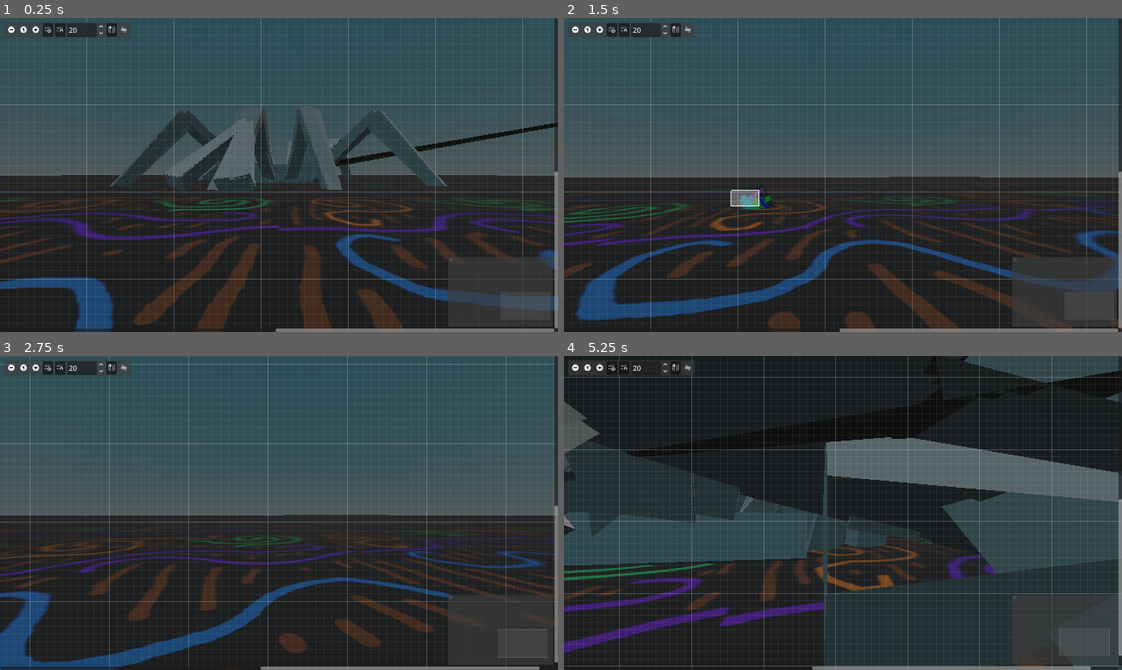
Above: before the commit, frames 1-4 (two rows, left to right).
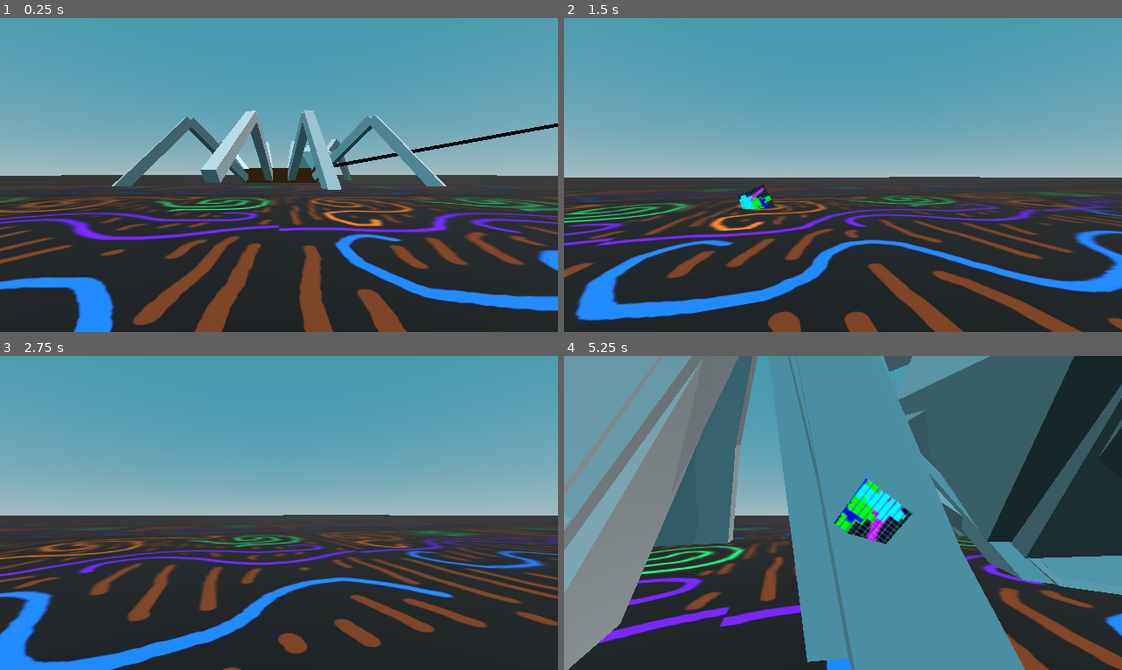
Above: after the commit, the same moments.

Repository: officialErnests/de-ai-ed
Game: Godot game, scene res://scenes/main.tscn
Two runs of this game, one before a commit and one after it. Both use one fixed random seed, a clock stepped at 60 frames per second and the inputs below.
Inputs (mouse positions are in pixels of both pictures, inside the frame that each line leads up to):
- Up to frame 1 (0.25 s): no input
- Up to frame 2 (1.5 s): tap Enter at 0.5 s; move the mouse to (870, 175) at 0.52 s; press the mouse at (870, 175) at 0.53 s; hold W (movement_forward) 0.53-1.25 s; release the mouse at (870, 175) at 1.25 s; drag from (731, 190) to (815, 237) at 1.27 s
- Up to frame 3 (2.75 s): move the mouse to (334, 443) at 2.02 s; hold D (movement_right) from 2.03 s (still down); hold Mouse wheel down (scroll_down) from 2.03 s (still down)
- Up to frame 4 (5.25 s): release D (movement_right) at 2.75 s; release Mouse wheel down (scroll_down) at 2.75 s; drag from (815, 575) to (675, 465) at 2.77 s; move the mouse to (1010, 560) at 3.52 s; press the mouse at (1010, 560) at 3.53 s; hold A (movement_left) 3.53-4.25 s; release the mouse at (1010, 560) at 4.25 s; drag from (675, 465) to (759, 434) at 4.27 s; move the mouse to (870, 513) at 5.02 s; hold S (movement_backward) from 5.03 s (still down); hold Mouse wheel down (scroll_down) from 5.03 s (still down); click (870, 513) at 5.17 s

The runs differ from the first frame. In frame 1, 67% of the frame differs, in the area x 0-100%, y 0-100%; in frame 2, 68%; in frame 3, 66%; in frame 4, 82%.

Commit message:
debuging neural network output ;-;

Diff:
--- a/scenes/main.tscn
+++ b/scenes/main.tscn
@@ -93,6 +93,7 @@
 mesh = SubResource("BoxMesh_tipki")
 
 [node name="CanvasLayer" type="CanvasLayer" parent="Camera_setup/NeckOrSmthing/Dron/Floating_cam"]
+visible = false
 scale = Vector2(0.5, 0.5)
 transform = Transform2D(0.5, 0, 0, 0.5, 0, 0)
 script = ExtResource("6_o6xl0")
@@ -110,4 +111,7 @@
 
 [node name="Spidersss" type="Node3D" parent="." node_paths=PackedStringArray("node_visualiser")]
 script = ExtResource("7_tipki")
+spiders_per_batch = 10
+training_time = 3
+mutation_chance = 10
 node_visualiser = NodePath("../Camera_setup/NeckOrSmthing/Dron/Floating_cam/CanvasLayer")
--- a/scenes/spider.tscn
+++ b/scenes/spider.tscn
@@ -18,6 +18,9 @@
 
 [sub_resource type="BoxMesh" id="BoxMesh_d613k"]
 size = Vector3(0.05, 0.05, 0.05)
+
+[sub_resource type="StandardMaterial3D" id="StandardMaterial3D_evcmw"]
+resource_local_to_scene = true
 
 [sub_resource type="StandardMaterial3D" id="StandardMaterial3D_yavc1"]
 
@@ -485,6 +488,8 @@
 
 [node name="Spider" type="Node3D" node_paths=PackedStringArray("goal", "text", "line")]
 script = ExtResource("1_algeo")
+NEURONS_IN_LAYER = 70
+LAYER_COUNT = 2
 goal = NodePath("Goal")
 text = NodePath("Goal/Label3D")
 line = NodePath("Goal/MeshInstance3D")
@@ -683,6 +688,7 @@
 bones/24/scale = Vector3(1, 1, 1)
 
 [node name="Cube" type="MeshInstance3D" parent="Skeleton3D"]
+material_override = SubResource("StandardMaterial3D_evcmw")
 mesh = SubResource("ArrayMesh_kxefx")
 skin = SubResource("Skin_2ee2v")
 
@@ -754,8 +760,11 @@
 mesh = SubResource("ArrayMesh_avj5f")
 skin = SubResource("Skin_2ee2v")
 
-[node name="PhysicalBoneSimulator3D" type="PhysicalBoneSimulator3D" parent="Skeleton3D"]
+[node name="PhysicalBoneSimulator3D" type="PhysicalBoneSimulator3D" parent="Skeleton3D" node_paths=PackedStringArray("main_bone", "main_body", "agent")]
 script = ExtResource("1_c7em6")
+main_bone = NodePath("Physical Bone Body")
+main_body = NodePath("../Cube")
+agent = NodePath("../..")
 
 [node name="Physical Bone Body" type="PhysicalBone3D" parent="Skeleton3D/PhysicalBoneSimulator3D" groups=["Movable"]]
 bone_name = "Body"
--- a/scripts/agent.gd
+++ b/scripts/agent.gd
@@ -3,6 +3,7 @@
 @export_category("Neurons")
 @export var NEURONS_IN_LAYER := 51
 @export var LAYER_COUNT := 1
+@export var MEMOR_NEURON_COUNT := 2
 @export_category("Others")
 @export var goal: Node3D
 @export var text: Label3D
@@ -12,6 +13,7 @@
 var prev_range = INF
 var points = 0
 var neuron_layers = []
+var memory_neurons = []
 # Called when the node enters the scene tree for the first time.
 func _ready() -> void:
 	genGoal()
@@ -25,7 +27,7 @@
 				neuron_layers.append(Neuron_Layer.new(51, NEURONS_IN_LAYER, null))
 			else:
 				neuron_layers.append(Neuron_Layer.new(NEURONS_IN_LAYER, NEURONS_IN_LAYER, null))
-	neuron_layers.append(Neuron_Layer.new(NEURONS_IN_LAYER, 16, null))
+	neuron_layers.append(Neuron_Layer.new(NEURONS_IN_LAYER, 28, null))
 
 func loadBrain(p_brain):
 	for iter_neuron_layers in p_brain:
@@ -37,10 +39,15 @@
 	if timesss > 0.1:
 		timesss = 0
 		var calculation = calculate(spider.getData())
-		var res = []
+		var upper_leg = []
+		var base_leg = []
+		# for i in range(calculation.size() / 3.0):
 		for i in range(calculation.size() / 3.0):
-			res.append(Vector3(calculation[i], calculation[i + 1], calculation[i + 2]))
-		spider.setVel(res)
+			upper_leg.append(Vector3(0, 0, 0))
+			base_leg.append(Vector3(1, 0, 0))
+			# upper_leg.append(Vector3(calculation[i], calculation[i + 1], calculation[i + 2]))
+			# base_leg.append(Vector3(calculation[i], calculation[i + 1], calculation[i + 2]))
+		spider.setVel(upper_leg, base_leg)
 		updateVisualisation()
 
 func rVector3D():
@@ -52,7 +59,7 @@
 
 func getPoints():
 	var distance = goal.global_position.distance_to(spider_skel.global_position)
-	points += 1 / max(distance, 1)
+	points += (1 / max(distance, 1)) ** 2
 	return points
 
 func getBrain():
@@ -77,8 +84,12 @@
 
 func calculate(p_inputs):
 	var inputs = p_inputs
+	inputs.append_array(memory_neurons)
 	for iter_neuron_layer in neuron_layers:
 		inputs = iter_neuron_layer.calc(inputs)
+	memory_neurons.clear()
+	for i in range(inputs.size() - 51):
+		memory_neurons.append(inputs[i])
 	return inputs
 
 class Neuron_Layer:
@@ -115,7 +126,6 @@
 		weights = p_weights
 		bias = p_bias
 		return self
-		print("A" + p_weights)
 	func flavorful(p_mutation_chance, p_mutation_range):
 		for iter_weight in weights:
 			if randf_range(0, 100) < p_mutation_chance:
--- a/scripts/ai_visualisergd.gd
+++ b/scripts/ai_visualisergd.gd
@@ -9,6 +9,7 @@
 	pass # Replace with function body.
 
 func drawAi(p_brain):
+	return
 	for child in layer_frames:
 		child.queue_free()
 	layer_frames.clear()
--- a/scripts/spiders_skeleton.gd
+++ b/scripts/spiders_skeleton.gd
@@ -8,7 +8,9 @@
 var main_bone_start_inverse
 var spider
 var velocity_arr = []
-
+@export var main_bone: PhysicalBone3D
+@export var main_body: MeshInstance3D
+@export var agent: Node3D
 func _ready() -> void:
 	physical_bones_start_simulation()
 	spider = Spider.new(get_children().filter(func(x): return x is PhysicalBone3D), self)
@@ -16,8 +18,10 @@
 
 func _physics_process(delta: float) -> void:
 	spider.addVel(delta)
+	main_body.material_override.albedo_color = Color(1 - main_bone.global_position.y * 3, main_bone.global_position.y * 3, 0, 1)
+	if main_bone.global_position.y < 0.3:
+		agent.points -= delta * (0.3 - main_bone.global_position.y) * 0.1
 	#make the agent connect to this and update after while velocities and get date
-
 func setCollLayers(p_layer):
 	for iter_bone in get_children().filter(func(x): return x is PhysicalBone3D):
 		iter_bone.set_collision_layer_value(1, false)
@@ -33,18 +37,20 @@
 	var skeleton_main_node
 	func _init(p_bones, p_main) -> void:
 		skeleton_main_node = p_main
-		for x in range(p_bones.size() / 2.0):
+		for x in range((p_bones.size() + 3) / 2.0):
 			if x == 0:
 				bone_base = Leg_bone.new(p_bones[x], null, null)
 				bone_base_start_transform = p_bones[x].transform
+				continue
+			print(x * 2 - 3)
 			leg_base_bones.append(Leg_bone.new(
-				p_bones[x * 2 - 1],
+				p_bones[x * 2 - 3],
 				bone_base.bone,
-				p_bones[x * 2]
+				p_bones[x * 2 - 2]
 			))
 			leg_upper_bones.append(Leg_bone.new(
-					p_bones[x * 2],
-					p_bones[x * 2 - 1],
+					p_bones[x * 2 - 2],
+					p_bones[x * 2 - 3],
 					null
 			))
 
@@ -69,11 +75,13 @@
 			result.append(t_bone_direction.z)
 		return result
 
-	func setVel(p_velocities):
+	func setVel(p_upper_leg, p_base_leg):
 		velocity_set = true
-		for i_vel in range(p_velocities.size() / 2.0):
-			leg_base_bones[i_vel].set_dir_velocity = p_velocities[i_vel * 2 - 1]
-			leg_upper_bones[i_vel].set_dir_velocity = p_velocities[i_vel * 2]
+		print(leg_base_bones.size())
+		print(leg_upper_bones.size())
+		for i_vel in range(leg_base_bones.size()):
+			leg_base_bones[i_vel].set_dir_velocity = p_base_leg[i_vel]
+			leg_upper_bones[i_vel].set_dir_velocity = p_upper_leg[i_vel]
 
 	func addVel(delta):
 		if not velocity_set: return
--- a/scripts/spidersss.gd
+++ b/scripts/spidersss.gd
@@ -27,6 +27,7 @@
 		for spider in spiders_arr:
 			point_arr.append(spider.getPoints())
 			creature_arr.append(spider.getBrain())
+		print(point_arr)
 		var randomm_picker = WeightedRandom.new(point_arr, creature_arr)
 		for spider in spiders_arr:
 			spider.queue_free()
@@ -65,16 +66,18 @@
 	var arr_probablity
 	var arr_index
 	var probablity_max = 0
-	var max_probablity = - INF
+	var max_probablity = 0
 	var max_index
 	func _init(p_probablity_arr, p_index_arr) -> void:
 		arr_probablity = p_probablity_arr
 		arr_index = p_index_arr
+		var temp_min = arr_probablity.min()
 		for iter in range(arr_probablity.size()):
-			if max_probablity < arr_probablity[iter]:
-				max_probablity = arr_probablity[iter]
+			var probablity = arr_probablity[iter] + temp_min
+			if max_probablity < probablity:
+				max_probablity = probablity
 				max_index = p_index_arr[iter]
-			probablity_max += arr_probablity[iter]
+			probablity_max += probablity
 	func getMax():
 		return max_index
 	func getRandom():
Not shown: 1 places in scenes/spider.tscn that only renumber resources
